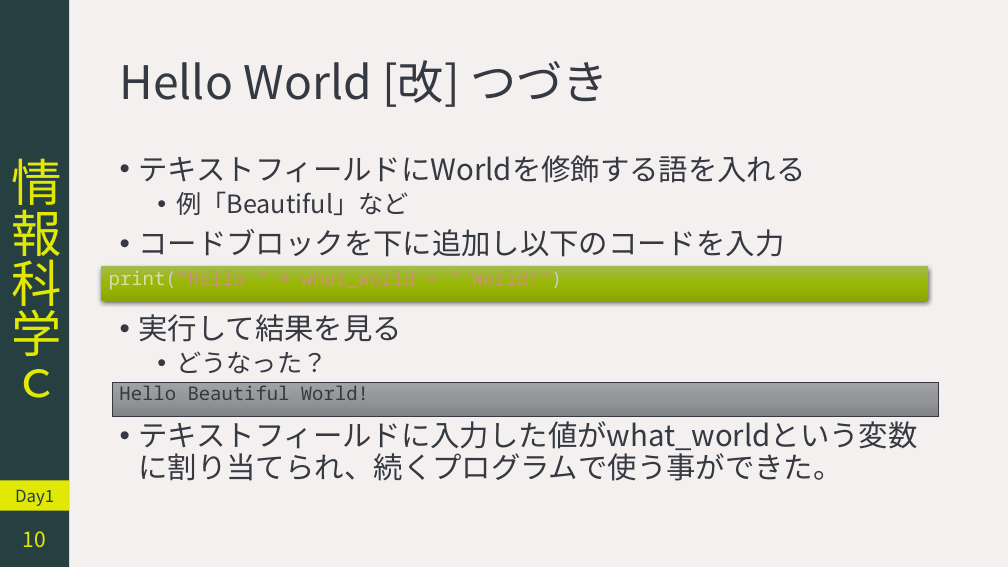
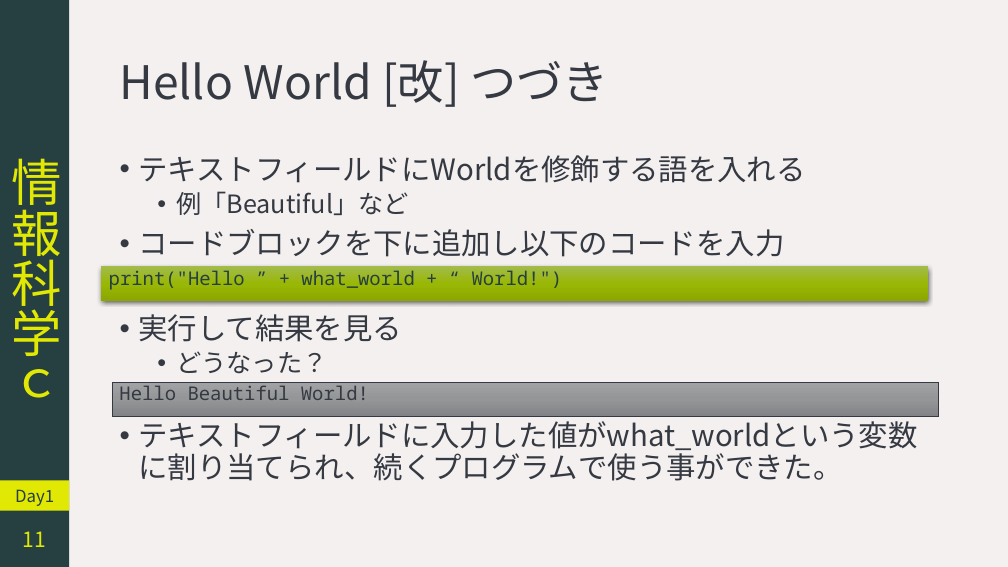
Before and after one commit to YokoyamaLab/PythonBasics, a slide deck: slide 11 of slides/computerScience_day1.pptx (slide 10 before the commit). Drawn at 1008x567 pixels with LibreOffice and Linux fonts; fonts in the diff are those of the drawing. Boxes give left, top, right and bottom in pixels: in the first picture for what was removed or moved away, otherwise in the second. Text is boxed around its words. In the diff, an @@ line names an element or a change of style, - is before the commit and + after.

```diff
--- a/slides/computerScience_day1.pptx
+++ b/slides/computerScience_day1.pptx
@@ rectangle "print("Hello ” + what_world + ..." at bbox=[101, 266, 928, 300]: text colour #DCDCAA to #263F41 in "print("Hello"; text colour #CCCCCC to #263F41 in "print("Hello World!")"; text colour #CE9178 to #263F41 in "print("Hello ” + what_world + “ World!")" @@
@@ page number at bbox=[23, 531, 46, 547]: text changed @@
-10
+11
```
Also in this commit, not shown: 7 other slides changed, 1 slide added.
